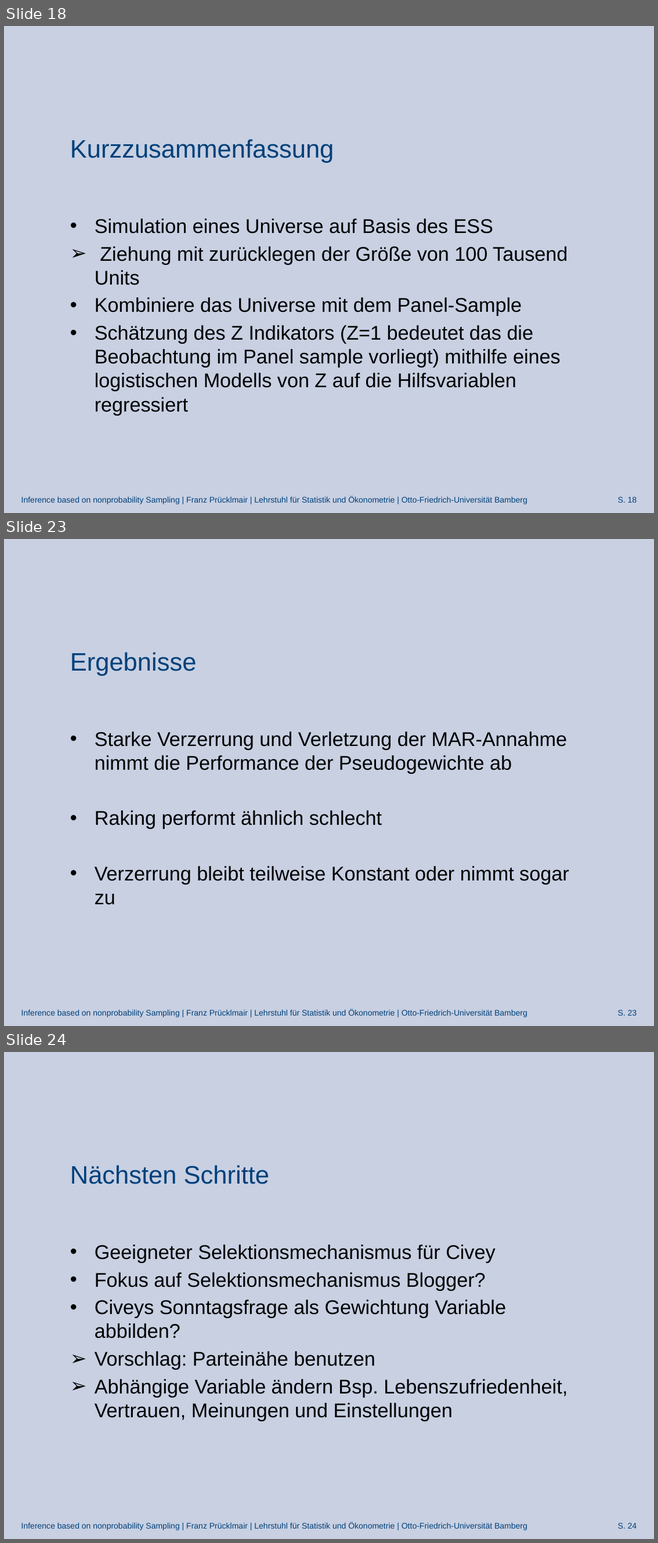
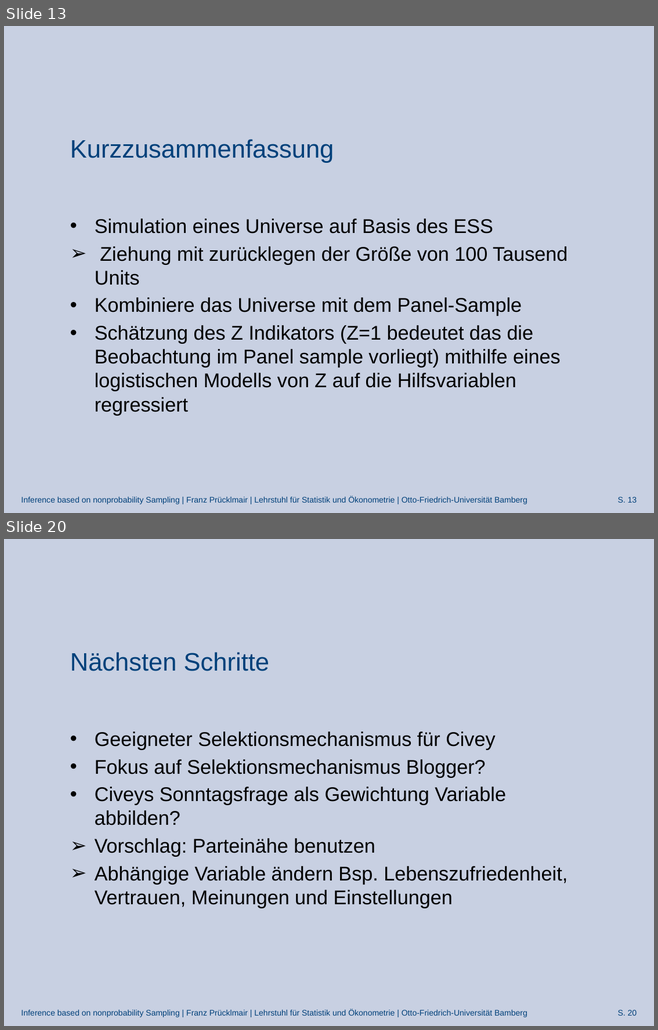
Before and after one commit to FranzPruecklmair/Civey, a slide deck: Präsentation_JF_29.04.2022.pptx. Shown one above the other, each under a label of ours: slides 18, 23 and 24 before the commit, slides 13 and 20 after it; the slides between them are not shown. The pictures are 658x1543 and 658x1030 pixels, drawn with LibreOffice and Linux fonts; fonts in the diff are those of the drawing; background and template pictures are left out. Boxes give left, top, right and bottom in pixels: in the first picture for what was removed or moved away, otherwise in the second. Text is boxed around its words. In the diff, an @@ line names an element or a change of style, - is before the commit and + after.

Commit message:
Präsi + Internet dauer SAR Annahme Korrigiert

```diff
--- a/Präsentation_JF_29.04.2022.pptx
+++ b/Präsentation_JF_29.04.2022.pptx
@@ slide 23 removed at bbox=[4, 539, 654, 1026], background picture (left out); not listed: 2 template elements that a slide beside it also shows @@
@@ title removed at bbox=[70, 652, 197, 676] @@
-Ergebnisse
@@ text removed at bbox=[94, 732, 568, 905] @@
-• Starke Verzerrung und Verletzung der MAR-Annahme nimmt die Performance der Pseudogewichte ab
-• Raking performt ähnlich schlecht
-• Verzerrung bleibt teilweise Konstant oder nimmt sogar zu
@@ what was slide 18 is now slide 13 @@
@@ page number at bbox=[618, 497, 637, 503]: text changed @@
-S. 18
+S. 13
@@ what was slide 24 is now slide 20 @@
@@ page number at bbox=[618, 1010, 637, 1016]: text changed @@
-S. 24
+S. 20
```
Also in this commit, not shown: 8 slides changed, 6 slides added, 9 other slides removed, 2 other files.
